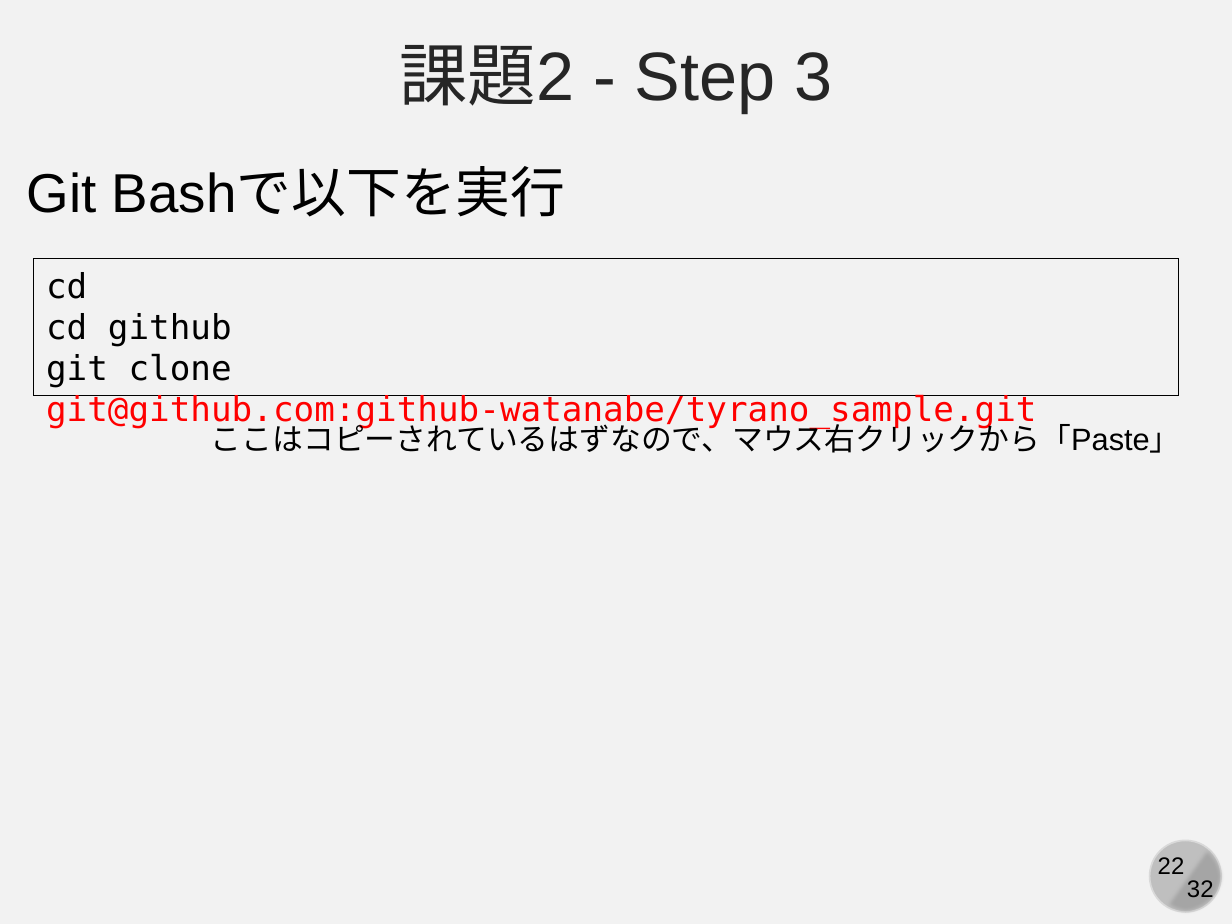
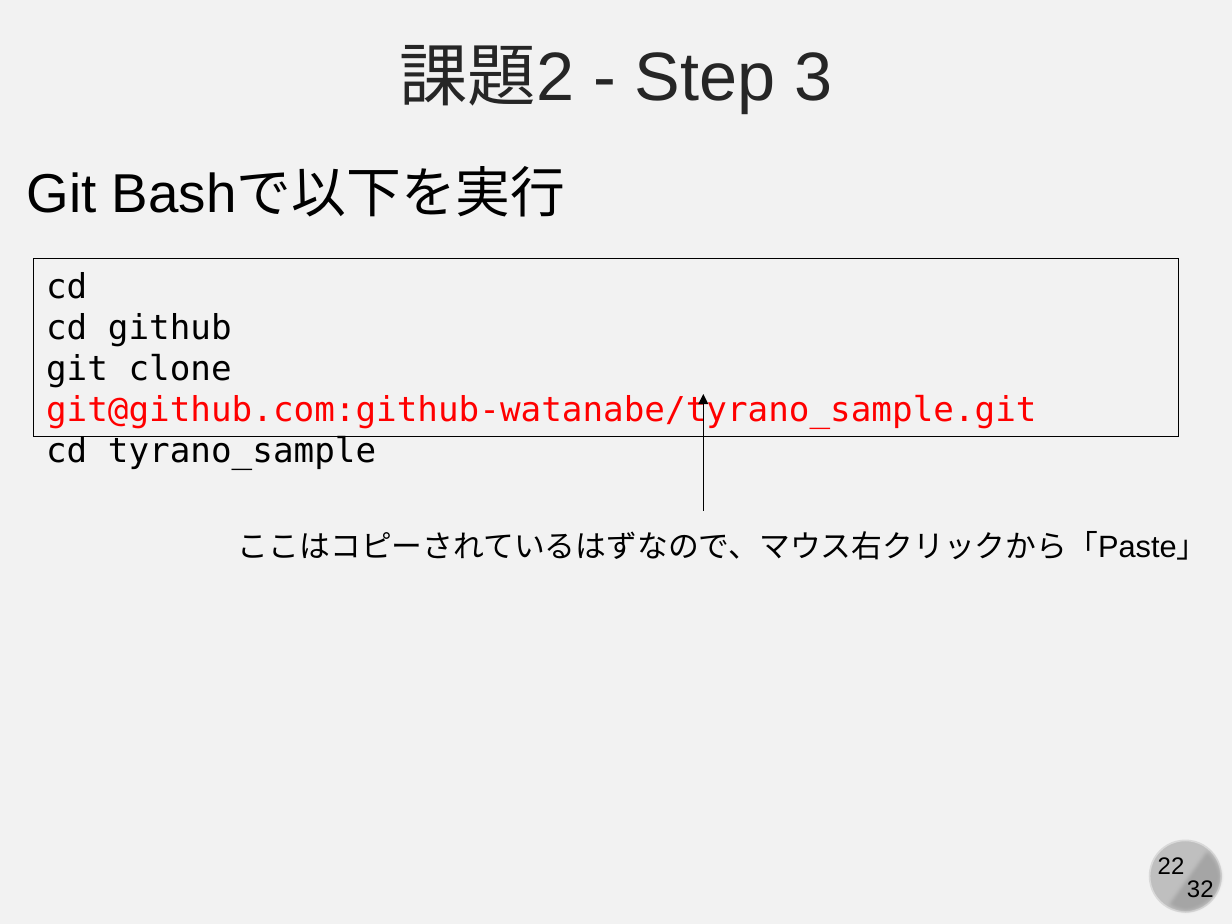
Before and after one commit to kaityo256/github, a slide deck: slide 22 of practice_github_advanced/fig/slide.pptx. Drawn at 1232x924 pixels with LibreOffice and Linux fonts; fonts in the diff are those of the drawing. Boxes give left, top, right and bottom in pixels: in the first picture for what was removed or moved away, otherwise in the second. Text is boxed around its words. In the diff, an @@ line names an element or a change of style, - is before the commit and + after.

```diff
--- a/practice_github_advanced/fig/slide.pptx
+++ b/practice_github_advanced/fig/slide.pptx
@@ rectangle "cd": place and size @@
-rectangle "cd" at <box>34,259,1179,395</box>
+rectangle "cd" at <box>34,259,1179,437</box>
@@ arrow added from (703, 510) to (703, 394), #000000 0.5 pt @@
@@ text in rectangle at <box>46,435,376,470</box>: paragraph added @@
+cd tyrano_sample
@@ text "ここはコピーされているはずなので、マウス右クリックから「Paste」" rewrapped from <box>211,419,1181,453</box> to <box>238,531,1208,560</box> @@
```
Also in this commit, not shown: 6 other slides changed, 3 other files.
